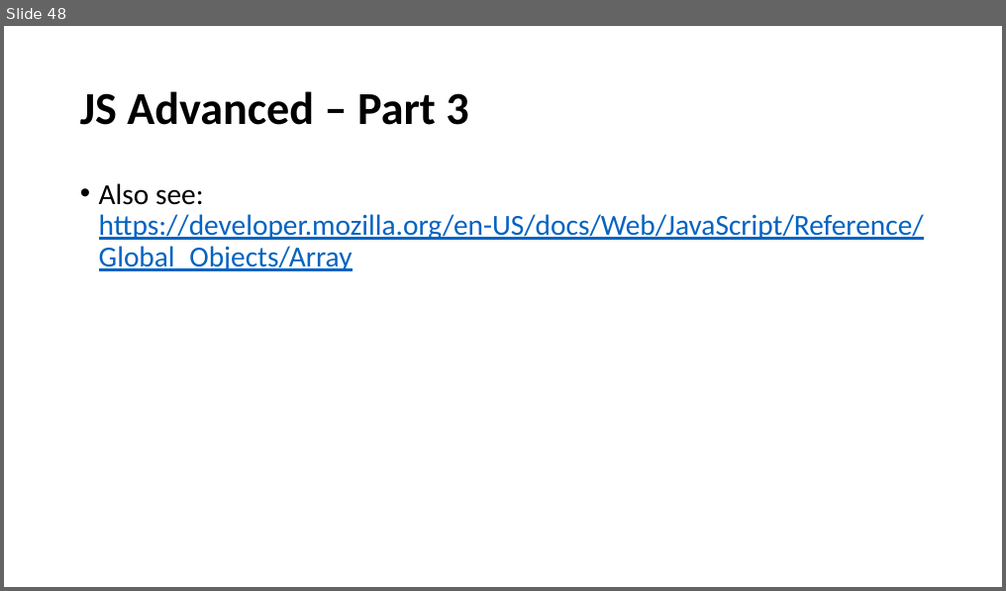
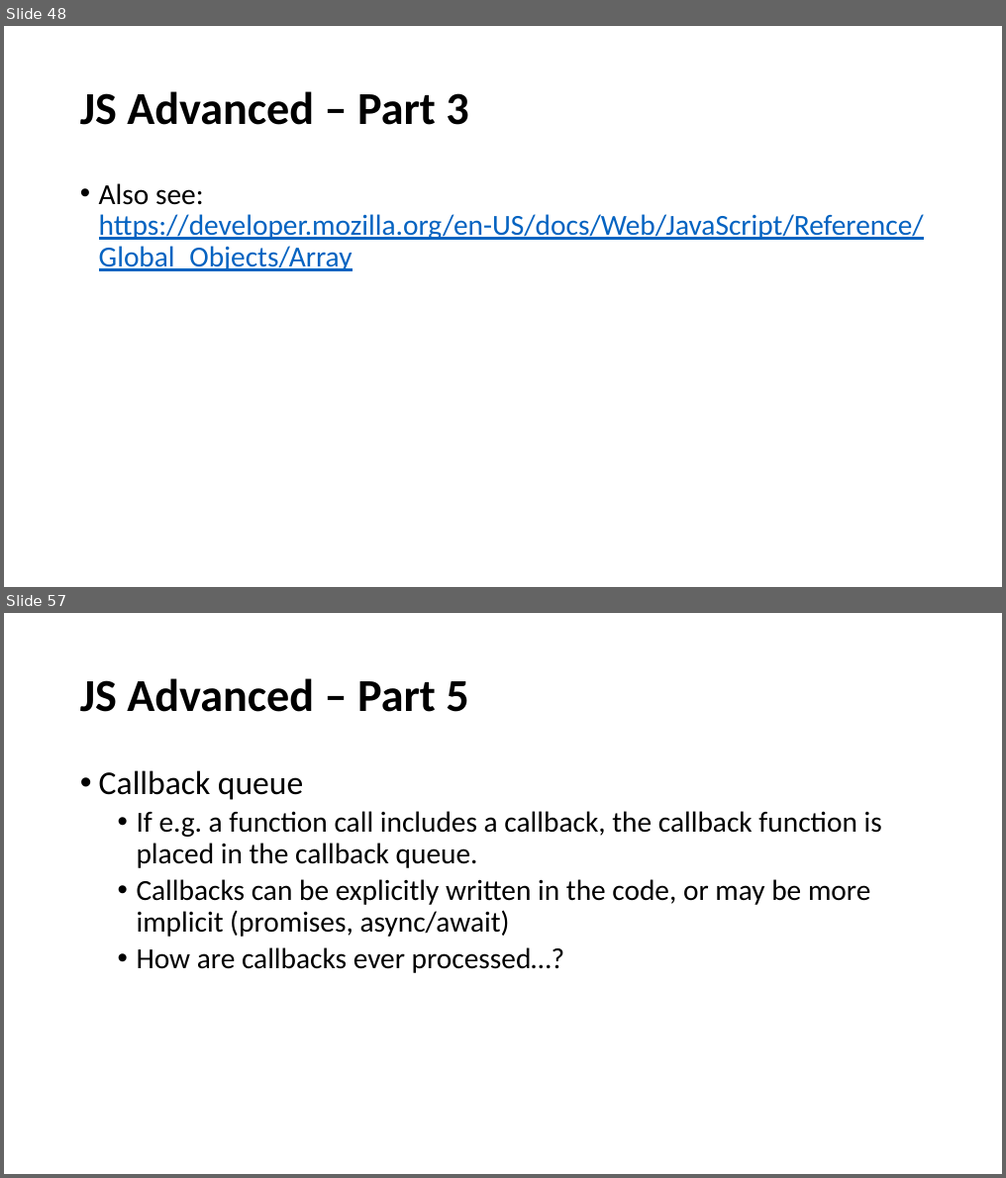
Before and after one commit to perl-easj/WebProg, a slide deck: 30_JavaScript/JavaScriptAdvanced.pptx. Shown one above the other, each under a label of ours: slide 48 before the commit, slides 48 and 57 after it; the slides between them are not shown. The pictures are 1006x591 and 1006x1178 pixels, drawn with LibreOffice and Linux fonts; fonts in the diff are those of the drawing. Boxes give left, top, right and bottom in pixels: in the first picture for what was removed or moved away, otherwise in the second. Text is boxed around its words. In the diff, an @@ line names an element or a change of style, - is before the commit and + after.

```diff
--- a/30_JavaScript/JavaScriptAdvanced.pptx
+++ b/30_JavaScript/JavaScriptAdvanced.pptx
@@ slide 57 added at bbox=[4, 613, 1002, 1174], background #FFFFFF @@
@@ title added at bbox=[80, 678, 468, 712], 44 pt, text #000000, bold @@
+JS Advanced – Part 5
@@ text added at bbox=[99, 770, 882, 973], 28 pt, text #000000 @@
+• Callback queue
+  • If e.g. a function call includes a callback, the callback function is placed in the callback queue.
+  • Callbacks can be explicitly written in the code, or may be more implicit (promises, async/await)
+  • How are callbacks ever processed…?
```
Also in this commit, not shown: 15 other slides added, 9 other files.
